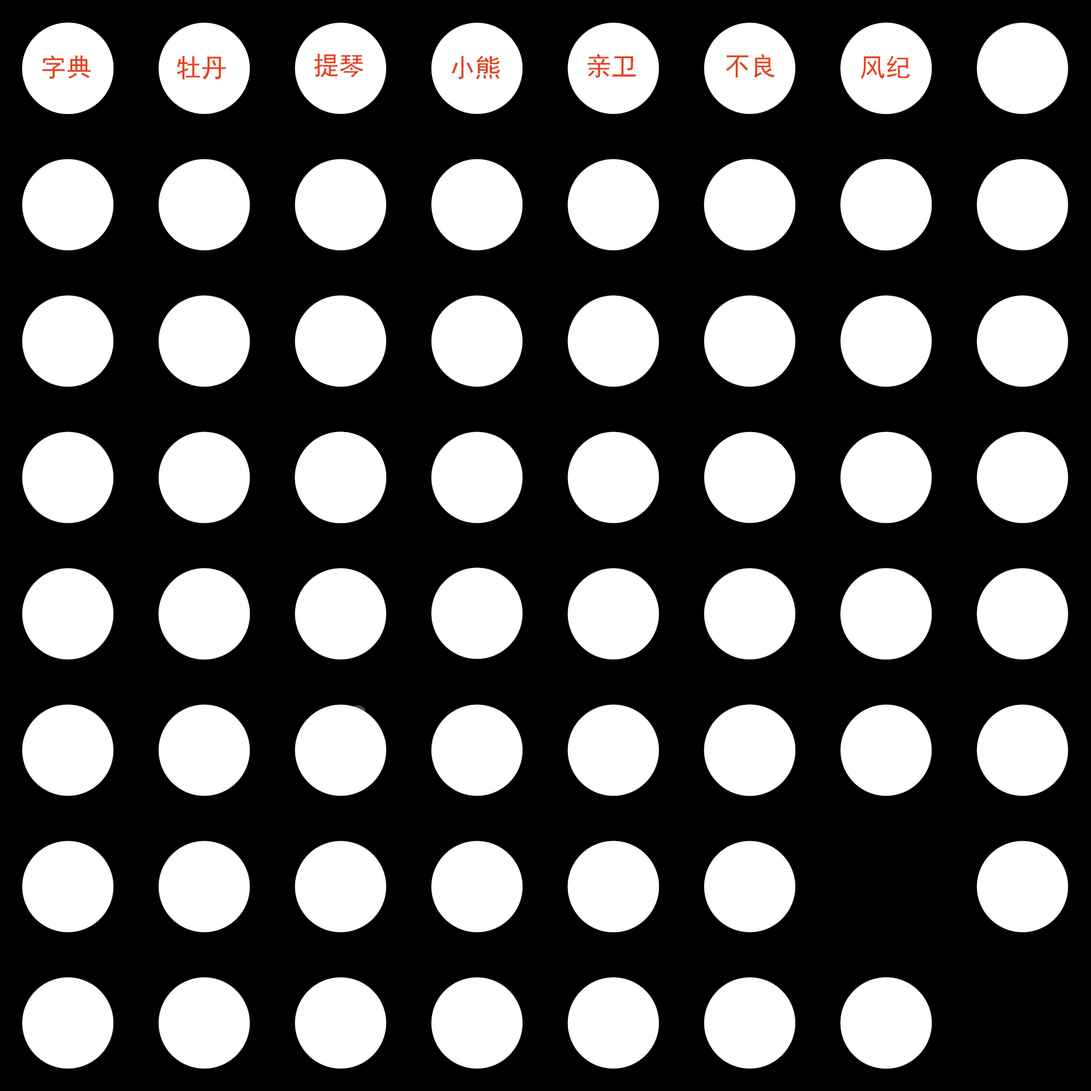
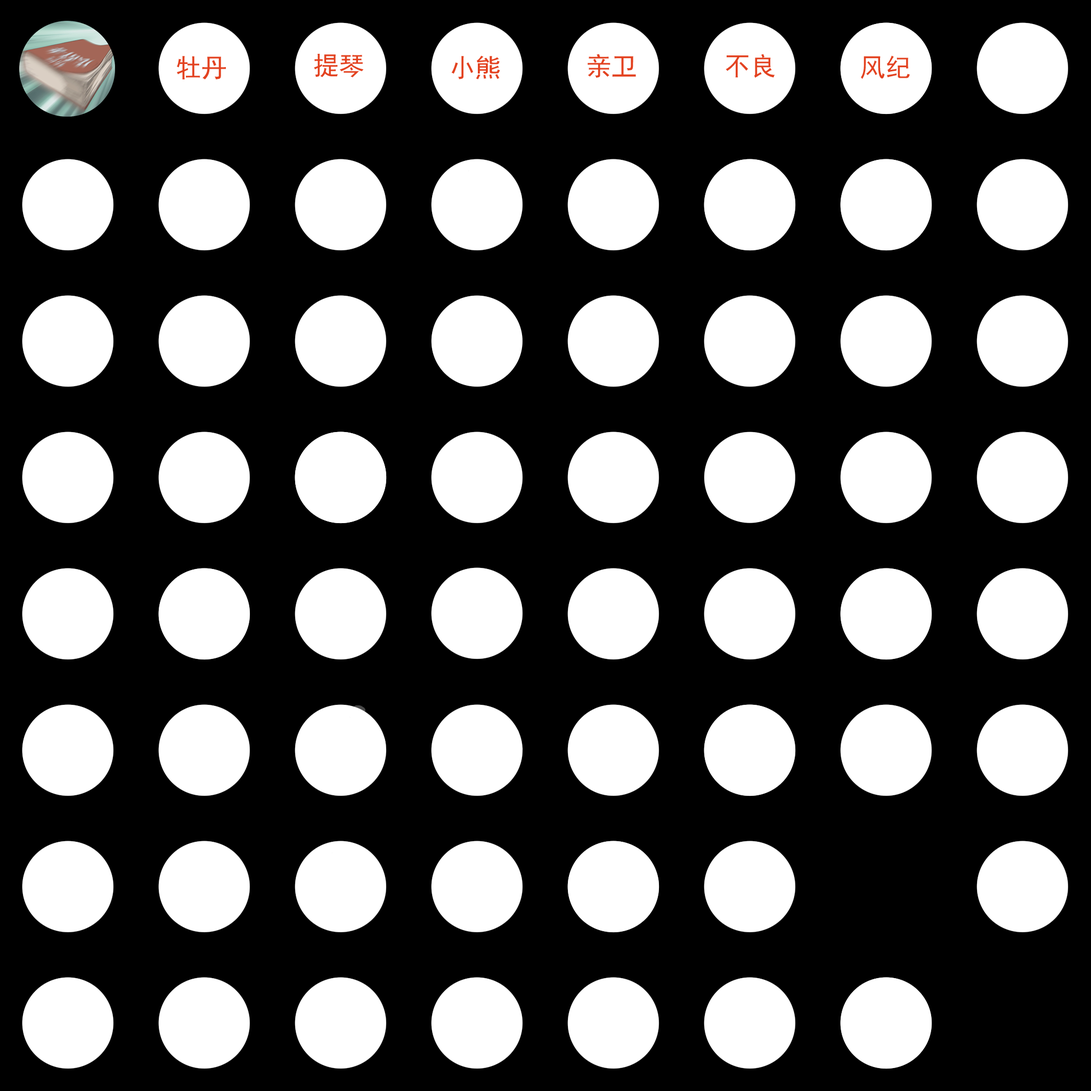
The second w=1091, h=1091 image is a revision of the first. Changes to its layers:
added layer "Layer 2" above "字典" over <box>19,20,116,117</box>
